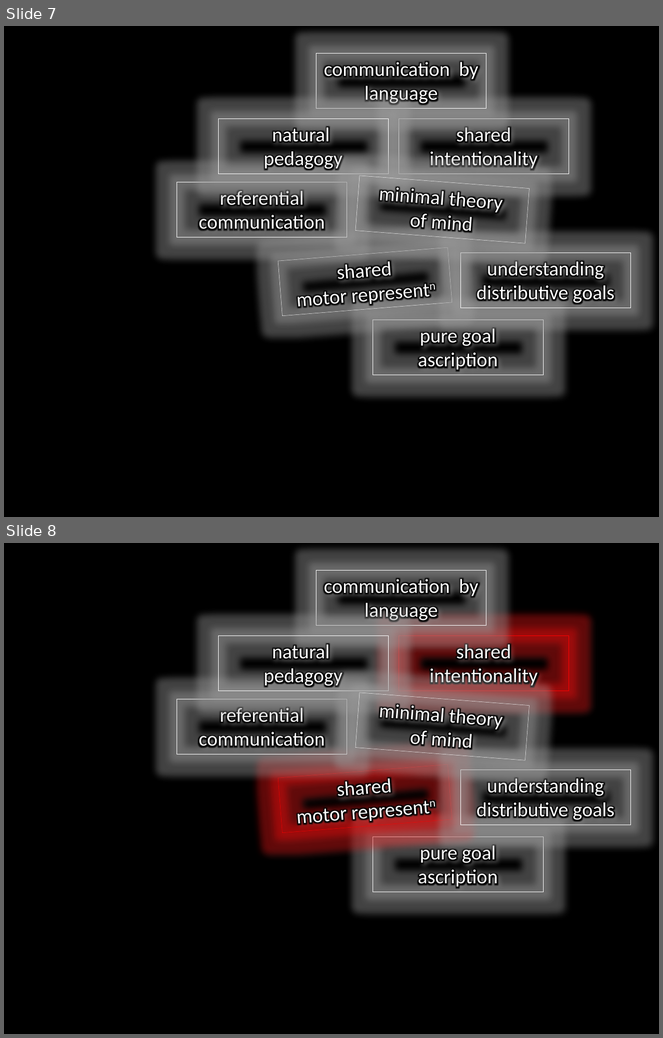
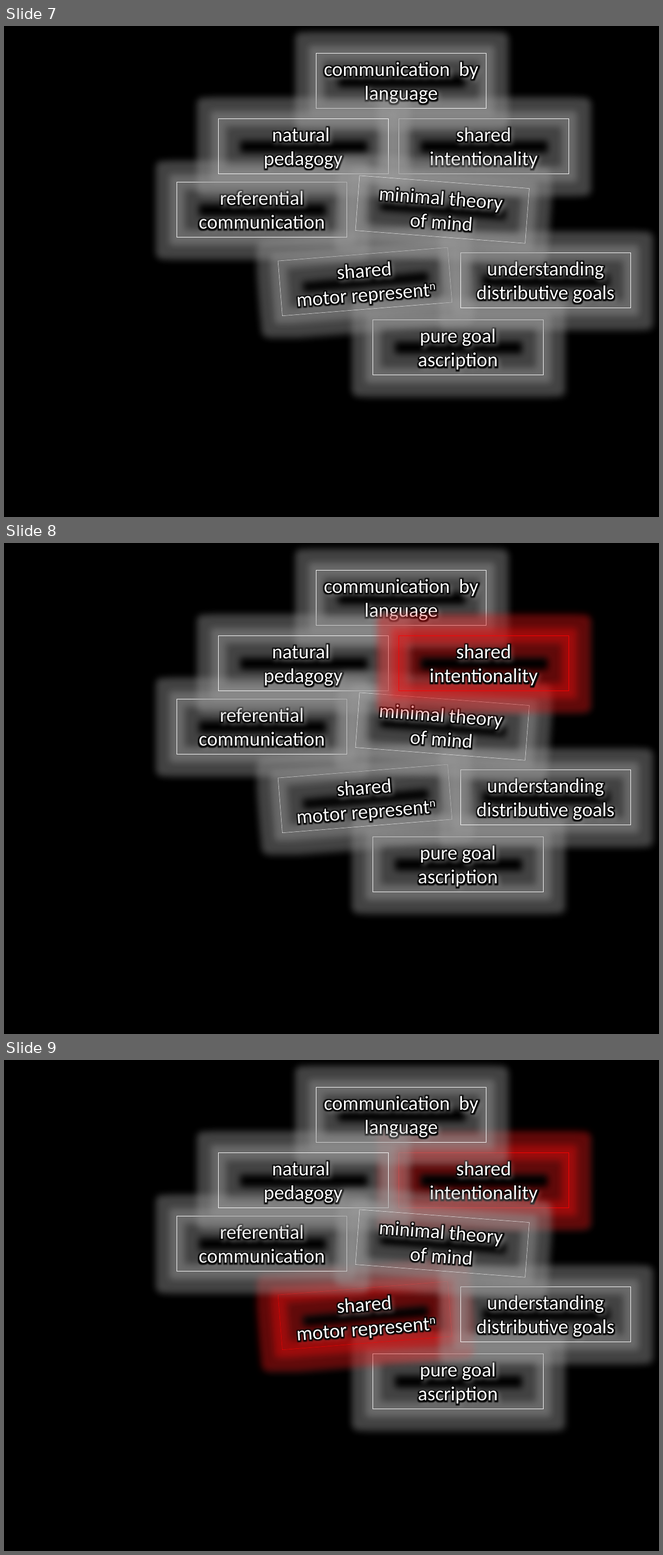
Before and after one commit to butterfill/lecture_mindreading_joint_action_philosophical_tools, a slide deck: lecture09 interacting mindreaders/lecture09 interacting mindreaders.pptx. Shown one above the other, each under a label of ours: slides 7 and 8 before the commit, slides 7, 8 and 9 after it. The pictures are 663x1038 and 663x1555 pixels, drawn with LibreOffice and Linux fonts; fonts in the diff are those of the drawing. Boxes give left, top, right and bottom in pixels: in the first picture for what was removed or moved away, otherwise in the second. Text is boxed around its words. In the diff, an @@ line names an element or a change of style, - is before the commit and + after.

```diff
--- a/lecture09 interacting mindreaders/lecture09 interacting mindreaders.pptx
+++ b/lecture09 interacting mindreaders/lecture09 interacting mindreaders.pptx
@@ slide 8 added at [4, 543, 659, 1034], background #000000 @@
@@ rectangle added at [316, 570, 486, 625], outline #FFFFFF 0.25 pt, 22 pt, text #FFFFFF @@
+communication by language
@@ rectangle added at [218, 636, 389, 691], outline #FFFFFF 0.25 pt, 22 pt, text #FFFFFF @@
+natural
+pedagogy
@@ rectangle added at [399, 636, 569, 691], outline #FF0000 0.25 pt, 22 pt, text #FFFFFF @@
+shared
+intentionality
@@ rectangle added at [356, 693, 529, 760], outline #FFFFFF 0.25 pt, 22 pt, text #FFFFFF @@
+minimal theory
+of mind
@@ rectangle added at [177, 699, 347, 754], outline #FFFFFF 0.25 pt, 22 pt, text #FFFFFF @@
+referential communication
@@ rectangle added at [278, 765, 452, 833], outline #FFFFFF 0.25 pt, 22 pt, text #FFFFFF @@
+shared
+motor representn
@@ rectangle added at [461, 770, 631, 825], outline #FFFFFF 0.25 pt, 22 pt, text #FFFFFF @@
+understanding distributive goals
@@ rectangle added at [373, 836, 543, 891], outline #FFFFFF 0.25 pt, 22 pt, text #FFFFFF @@
+pure goal ascription
@@ what was slide 8 is now slide 9 @@
```
Also in this commit, not shown: 3 slides changed, 4 other slides added, 1 slide removed.
